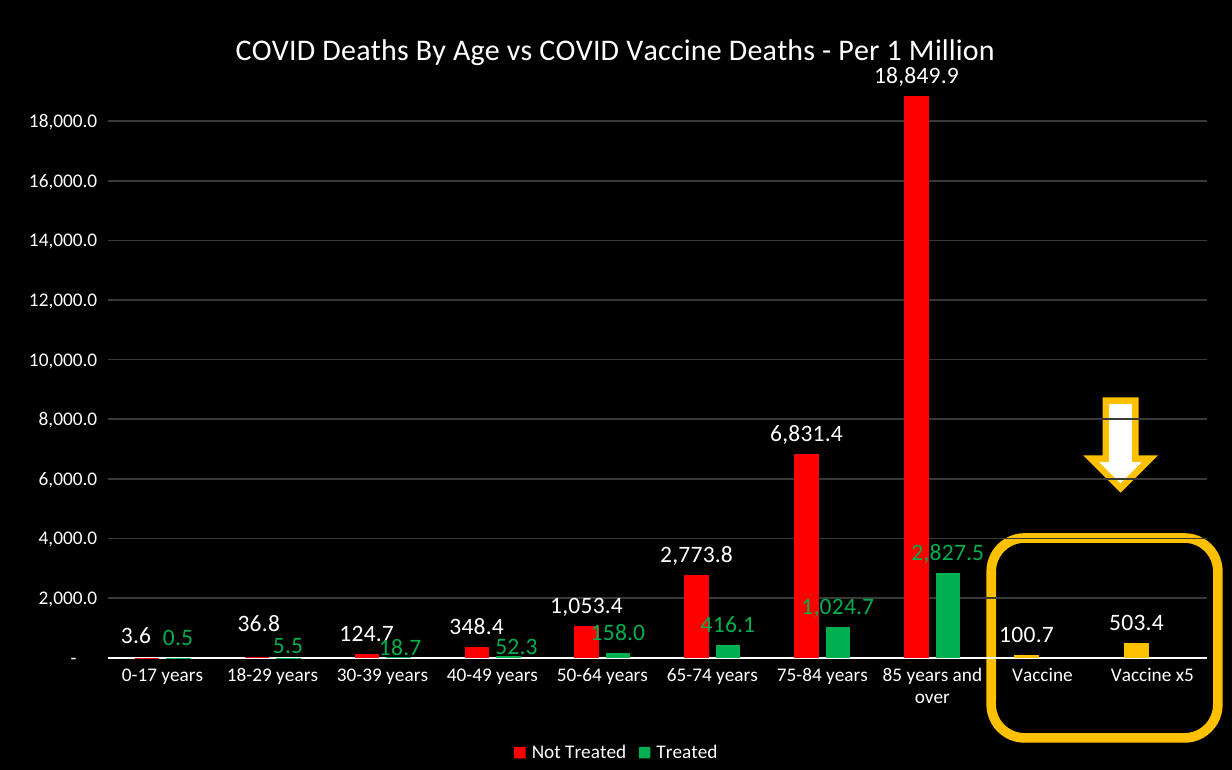
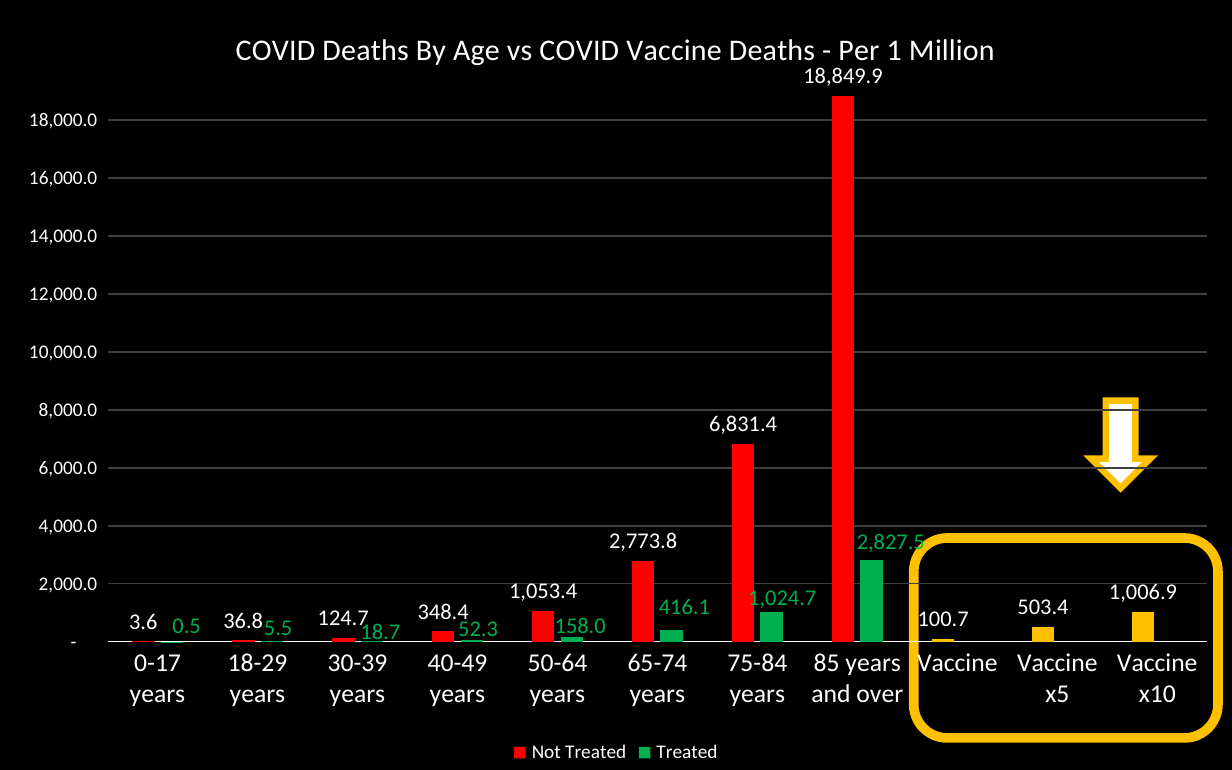
Before and after one commit to TruthData/CovidDeaths, a slide deck: slide 44 of Rational_Covid_Data.pptx. Drawn at 1232x770 pixels with LibreOffice and Linux fonts; fonts in the diff are those of the drawing. Boxes give left, top, right and bottom in pixels: in the first picture for what was removed or moved away, otherwise in the second. Text is boxed around its words. In the diff, an @@ line names an element or a change of style, - is before the commit and + after.

Commit message:
Updated to include Vaccination10x numbers
After coming across and reviewing https://www.skirsch.com/covid/Deaths.pdf  - an extremely thorough analysis of the VAERS numbers felt adding a 10x data point was justified.

```diff
--- a/Rational_Covid_Data.pptx
+++ b/Rational_Covid_Data.pptx
@@ column chart at (x1=0, y1=0, x2=1232, y2=770) @@
-categories: 0-17 years, 18-29 years, 30-39 years, 40-49 years, 50-64 years, 65-74 years, 75-84 years, 85 years and over, Vaccine, Vaccine x5
+categories: 0-17 years, 18-29 years, 30-39 years, 40-49 years, 50-64 years, 65-74 years, 75-84 years, 85 years and over, Vaccine, Vaccine x5, Vaccine x10
-Not Treated: 3.6, 36.8, 124.7, 348.4, 1053.4, 2773.8, 6831.4, 18849.9, 100.7, 503.4
+Not Treated: 3.6, 36.8, 124.7, 348.4, 1053.4, 2773.8, 6831.4, 18849.9, 100.7, 503.4, 1006.9
@@ data labels of Not Treated changed @@
-Treated: 0.5, 5.5, 18.7, 52.3, 158, 416.1, 1024.7, 2827.5, -, -
+Treated: 0.5, 5.5, 18.7, 52.3, 158, 416.1, 1024.7, 2827.5, -, -, -
@@ data labels of Treated changed @@
@@ category axis changed @@
@@ value axis changed @@
@@ rounded rectangle resized from (x1=992, y1=537, x2=1218, y2=738) to (x1=913, y1=537, x2=1218, y2=738) @@
```
Also in this commit, not shown: 10 other slides changed, 1 slide added, 2 other files.
